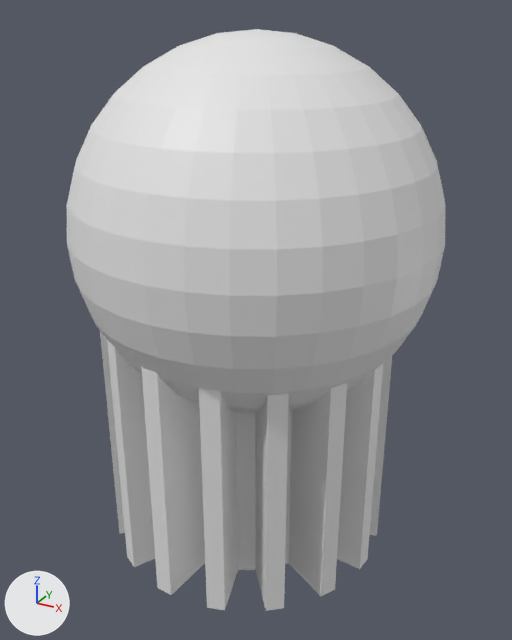
The FBX model assets/fbx/untitled.fbx, before and after one commit.
Camera for both pictures: a 50 mm camera at (0.0205, -0.0361, 0.0233) aimed at (0.0007, -0.0002, 0.0053). Arrows for +X, +Y and +Z are at lower left; the lights stay in place. Where no turn or scale is listed for an object, it has been applied to the vertices.

Before the edit, the objects in view are built like this:
```python
me_cylinder = bpy.data.meshes.new('Cylinder')
me_cylinder.from_pydata(...)  # 128 vertices, 98 faces; spans x -0.0092..0.0092, y -0.0092..0.0092, z -0.0101..0.0101
me_sphere = bpy.data.meshes.new('Sphere')
me_sphere.from_pydata(...)  # a UV sphere (32 segments, 16 rings, poles along z) spanning x -0.011..0.011, y -0.011..0.011, z -0.011..0.011
ob_cylinder = bpy.data.objects.new('Cylinder', me_cylinder)
ob_cylinder.location = (0.0, 0.0, 0.0)
ob_sphere = bpy.data.objects.new('Sphere', me_sphere)
ob_sphere.location = (0.00055, 0.00011, 0.01119)
```
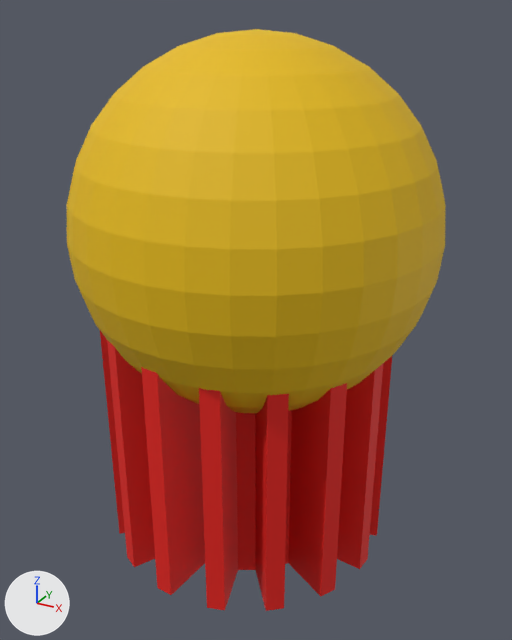
The edits, one by one:
Material 'Material.001' (mat_material_001) is new.
Its base color is (0.8, 0.502, 0.0) (yellow #e7bc00).
Its roughness is 0.69.
Material 'Material.002' (mat_material_002) is new.
Its base color is (0.8, 0.011, 0.00618) (red #e71b12).
Its roughness is 0.69.
me_cylinder has 128 vertices, 98 faces and spans x -0.0092..0.0092, y -0.0092..0.0092, z -0.0101..0.0101.
me_cylinder now uses material mat_material_002 (red #e71b12).
me_sphere has 482 vertices, 512 faces and spans x -0.011..0.011, y -0.011..0.011, z -0.011..0.011.
me_sphere now uses material mat_material_001 (yellow #e7bc00).

Changed parts and their boxes [x1, y1, x2, y2] in the pictures (512 x 640 px):
'Sphere', recoloured (white to yellow)
    both: [67, 29, 445, 413]
'Cylinder', recoloured (grey to red)
    both: [100, 331, 392, 611]
